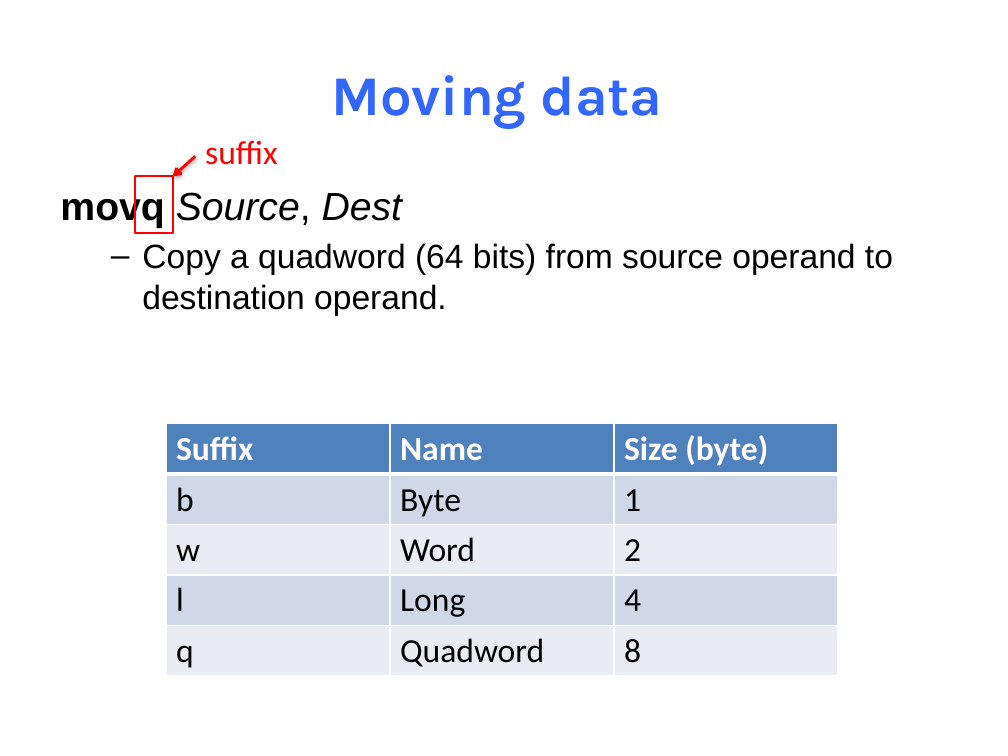
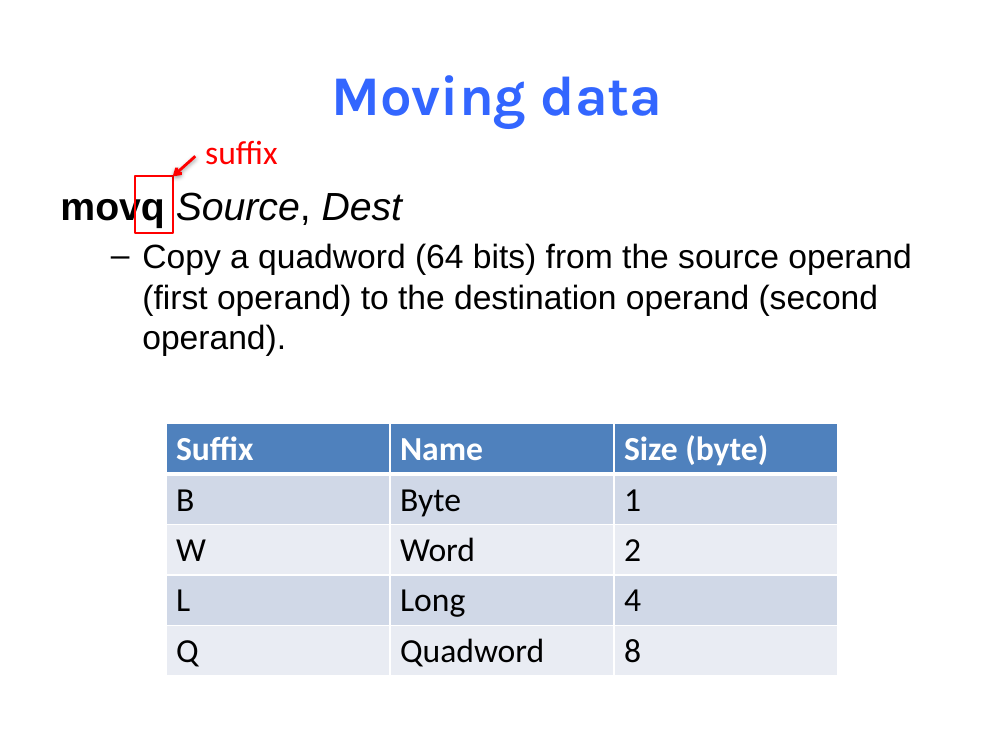
Before and after one commit to NYU-CSO/nyu-cso.github.io, a slide deck: slide 24 of notes/07-Machine_Basic.pptx (slide 25 before the commit). Drawn at 1008x756 pixels with LibreOffice and Linux fonts; fonts in the diff are those of the drawing. Boxes give left, top, right and bottom in pixels: in the first picture for what was removed or moved away, otherwise in the second. Text is boxed around its words. In the diff, an @@ line names an element or a change of style, - is before the commit and + after.

```diff
--- a/notes/07-Machine_Basic.pptx
+++ b/notes/07-Machine_Basic.pptx
@@ text at (142,243,911,356): text changed @@
-  – Copy a quadword (64 bits) from source operand to destination operand.
+  – Copy a quadword (64 bits) from the source operand (first operand) to the destination operand (second operand).
@@ table at (166,423,838,675) @@
-row 2, column 1: b
+row 2, column 1: B
-row 3, column 1: w
+row 3, column 1: W
-row 4, column 1: l
+row 4, column 1: L
-row 5, column 1: q
+row 5, column 1: Q
```
Also in this commit, not shown: 17 other slides changed, 3 slides added, 9 slides removed, 1 other file.
